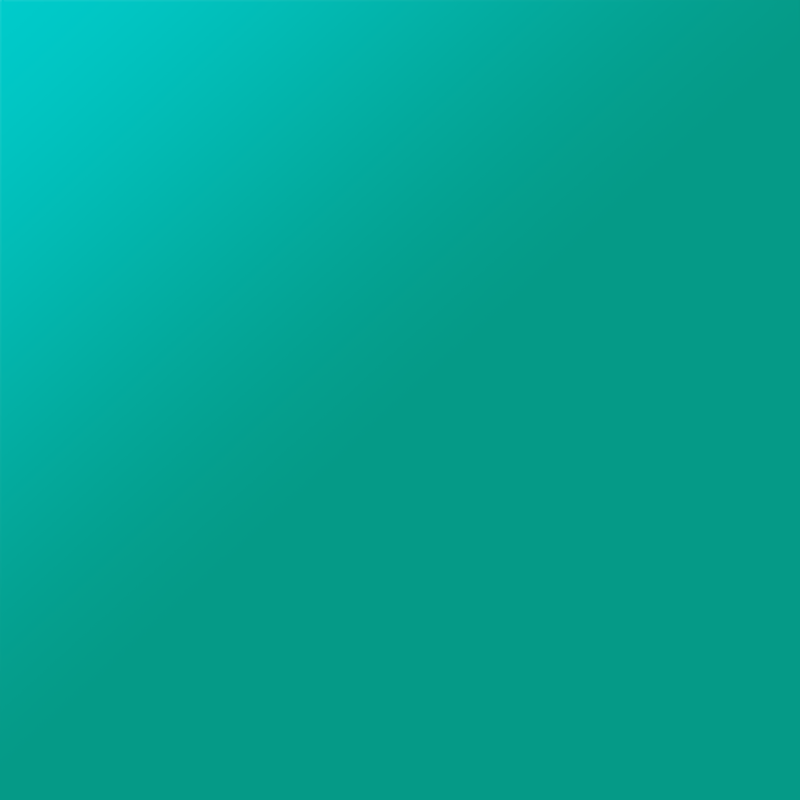
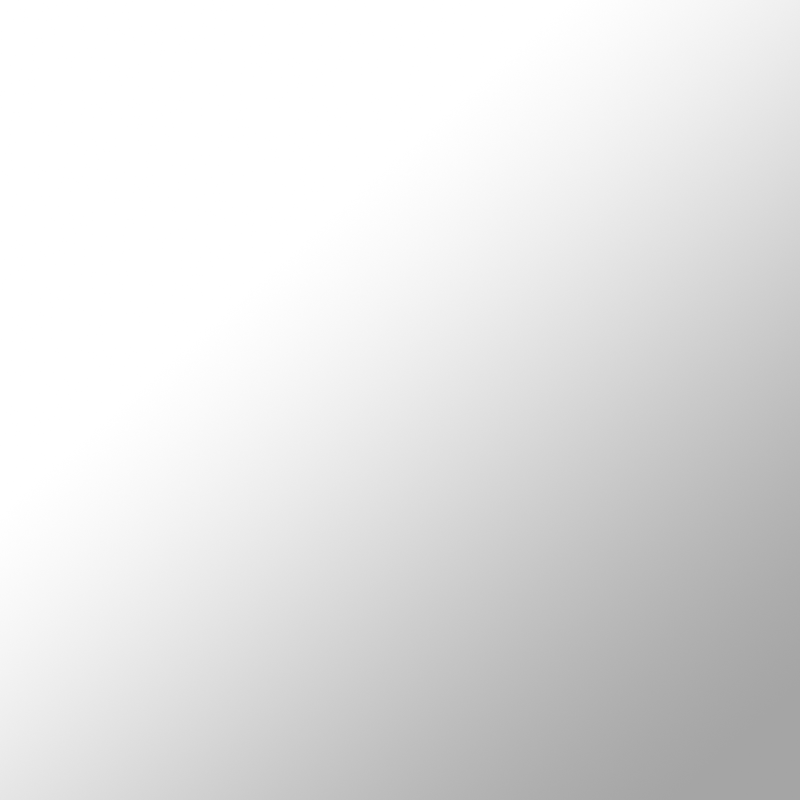
Two versions of the same layered image (800×800). Layer-by-layer changes:
renamed "back" to "Layer 3", painted on it, unmasked it over [0, 0, 800, 800]
removed layer "Layer 2" over [0, 0, 800, 800]
